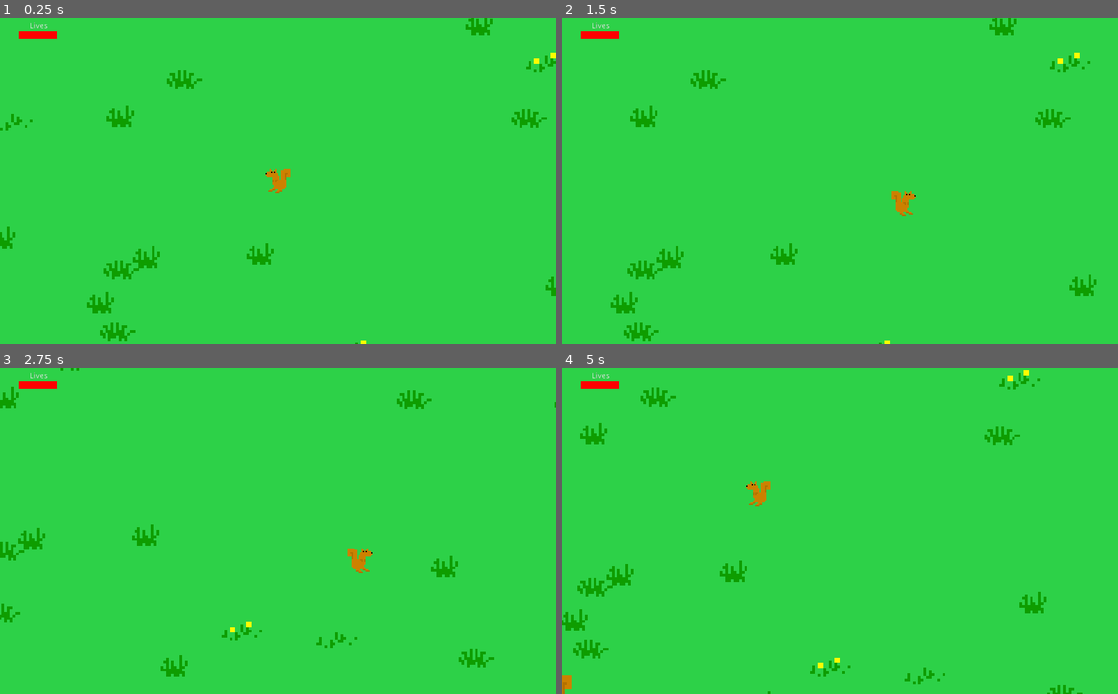
Above: before the commit, frames 1-4 (two rows, left to right).
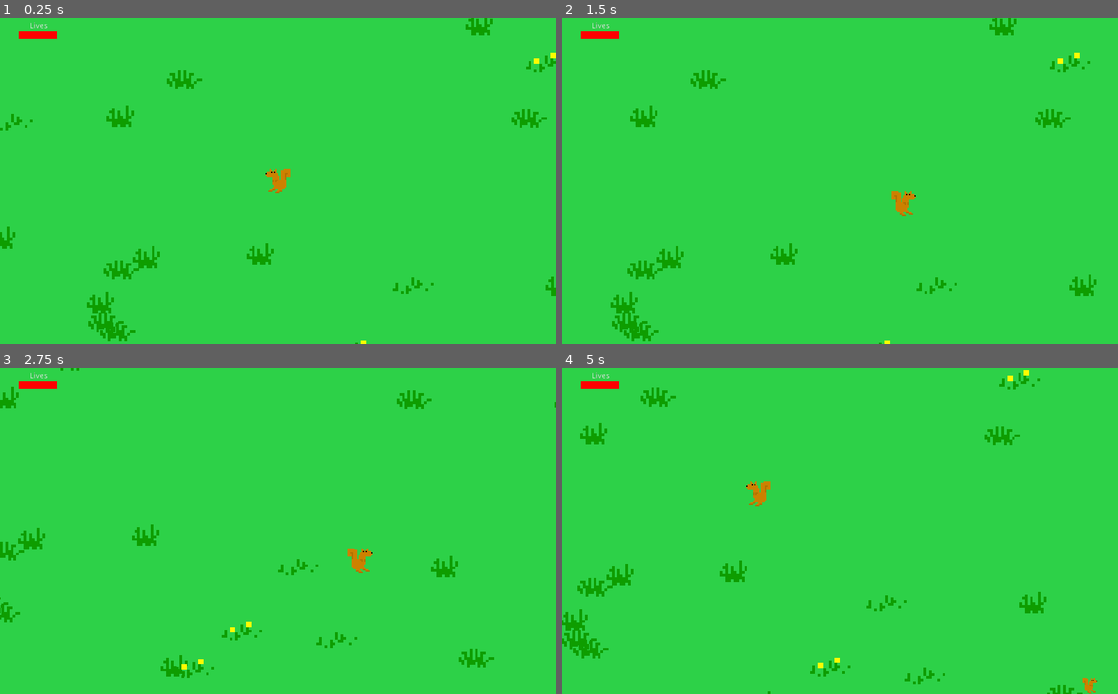
Above: after the commit, the same moments.

Repository: EvanTich/squirrel-eat-squirrel-godot
Game: Godot game, scene res://Main.tscn
Two runs of this game, one before a commit and one after it. Both use one fixed random seed, a clock stepped at 60 frames per second and the inputs below.
Inputs:
- Up to frame 1 (0.25 s): no input
- Up to frame 2 (1.5 s): tap Enter at 0.5 s; hold D (move_right) 0.53-1.28 s; hold S (move_down) from 1.28 s (still down)
- Up to frame 3 (2.75 s): release S (move_down) at 2.03 s; hold D (move_right) from 2.03 s (still down)
- Up to frame 4 (5 s): release D (move_right) at 2.78 s; hold W (move_up) 2.78-3.53 s; hold A (move_left) from 3.53 s (still down)

The runs differ from the first frame. In frame 1, 0.2% of the frame differs, in the area x 15-78%, y 79-97%; in frame 2, 0.2%; in frame 3, 0.2%; in frame 4, 0.4%, in the area x 0-97%, y 69-100%.

Commit message:
added camera shake and updated Player and GameMaster code

Diff:
--- /dev/null
+++ b/CameraShake.gd
@@ -0,0 +1,25 @@
+extends Camera2D
+
+var shake_intensity = 0
+var default_offset = offset
+
+onready var tween = $Tween
+onready var timer = $Timer
+
+func _ready():
+	set_process(false)
+	Globals.current_camera = self
+	randomize()
+
+func _process(delta):
+	offset = Vector2(rand_range(-1, 1) * shake_intensity, rand_range(-1, 1) * shake_intensity)
+
+func shake(time, intensity):
+	timer.wait_time = time
+	shake_intensity = intensity
+	set_process(true)
+	timer.start()
+
+func _on_Timer_timeout():
+	set_process(false)
+	tween.interpolate_property(self, "offset", offset, default_offset, 0.1, 6, 2)
--- a/GameMaster.gd
+++ b/GameMaster.gd
@@ -1,7 +1,7 @@
 extends Node
 
-const NUM_GRASS := 50
-const NUM_ENEMY := 20
+const NUM_GRASS := 75
+const NUM_ENEMY := 25
 const WIN_SIZE := 300
 
 var grass_inst = preload("res://Grass.tscn")
@@ -29,13 +29,11 @@
 		grass.add_child(e)
 
 func spawn_one_grass(pos: Vector2):
-	print("new grass")
 	var e: Grass = grass_inst.instance()
 	e.position = pos
 	grass.call_deferred("add_child", e)
 
 func spawn_one_enemy(pos: Vector2):
-	print("new enemy")
 	var e: Enemy = enemy_inst.instance()
 	var size = rand_range(player.size / 2, player.size * 2)
 	e.set_size(size)
@@ -85,7 +83,7 @@
 			+ player.position
 		)
 
-func _on_enemy_visibility(visible, enemy):
+func _on_enemy_visibility(visible, _enemy):
 	if not visible and Globals.visible_enemy < NUM_ENEMY:
 		var dir: Vector2
 		if player.last_velocity.length() <= .1:
@@ -95,19 +93,16 @@
 
 		spawn_one_enemy(point_on_bounds(current_screen() / 2, dir) + player.position)
 
-func _on_Player_player_death():
+func _on_Player_death(killer):
 	$"UI/LoseLabel".visible = true
-
-func _on_Player_death(killer):
-	_on_Player_player_death()
 
 func _on_Player_win():
 	$"UI/WinLabel".visible = true
 
 func _on_Player_hunger_sated(new_size):
 	# chomp?
-	pass
+	Globals.current_camera.shake(.1, new_size / 16.0)
 
 func _on_Player_on_hit(lives_left):
 	# shake screen? play sound?
-	pass # Replace with function body.
+	Globals.current_camera.shake(.2, 5)
--- a/Main.tscn
+++ b/Main.tscn
@@ -95,5 +95,4 @@
 [connection signal="hunger_sated" from="Player" to="." method="_on_Player_hunger_sated"]
 [connection signal="on_hit" from="Player" to="." method="_on_Player_on_hit"]
 [connection signal="on_hit" from="Player" to="UI/LivesBar" method="_on_Player_on_hit"]
-[connection signal="player_death" from="Player" to="." method="_on_Player_player_death"]
 [connection signal="win" from="Player" to="." method="_on_Player_win"]
--- a/Player.gd
+++ b/Player.gd
@@ -1,6 +1,5 @@
 extends Squirrel
 
-signal player_death
 signal on_hit(lives_left)
 signal win
 
@@ -23,7 +22,7 @@
 		.set_size(size)
 
 func _ready():
-	Globals.current_camera = $Camera2D
+	pass
 
 func _process(delta):
 	var vel = Vector2.ZERO
@@ -62,7 +61,6 @@
 
 	if lives <= 0:
 		.kill()
-		emit_signal("player_death")
 
 func _on_Player_area_entered(area):
 	if lives > 0:
--- a/Player.tscn
+++ b/Player.tscn
@@ -1,7 +1,8 @@
-[gd_scene load_steps=4 format=2]
+[gd_scene load_steps=5 format=2]
 
 [ext_resource path="res://art/squirrel.png" type="Texture" id=1]
 [ext_resource path="res://Player.gd" type="Script" id=2]
+[ext_resource path="res://CameraShake.gd" type="Script" id=3]
 
 [sub_resource type="CircleShape2D" id=1]
 
@@ -23,9 +24,16 @@
 drag_margin_h_enabled = true
 drag_margin_v_enabled = true
 smoothing_enabled = true
+script = ExtResource( 3 )
+
+[node name="Tween" type="Tween" parent="Camera2D"]
+
+[node name="Timer" type="Timer" parent="Camera2D"]
+one_shot = true
 
 [node name="InvincibilityTimer" type="Timer" parent="."]
 wait_time = 0.3
 one_shot = true
 
 [connection signal="area_entered" from="." to="." method="_on_Player_area_entered"]
+[connection signal="timeout" from="Camera2D/Timer" to="Camera2D" method="_on_Timer_timeout"]
